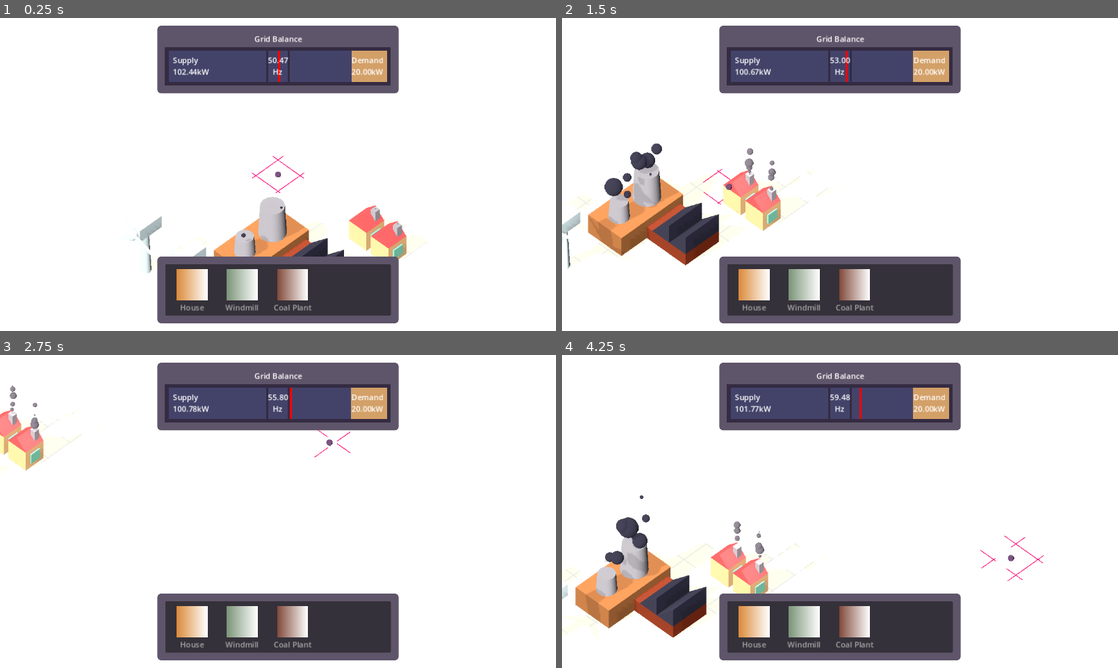
Above: before the commit, frames 1-4 (two rows, left to right).
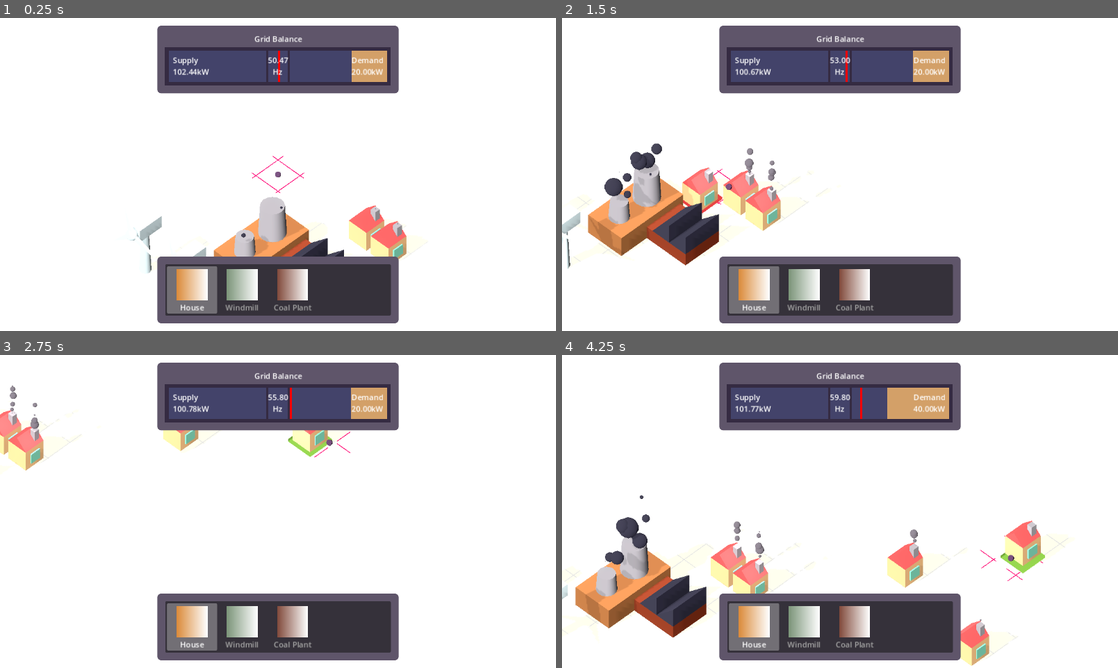
Above: after the commit, the same moments.

Repository: Vandebron/vandebron_game
Game: Godot game, scene res://world/main.tscn
The game is run twice, just before and just after one commit, with the same random seed, the same clock (stepped at 60 frames per second) and the same inputs.
Inputs (mouse positions are in pixels of both pictures, inside the frame that each line leads up to):
- Up to frame 1 (0.25 s): no input
- Up to frame 2 (1.5 s): move the mouse to (962, 158) at 0.52 s; hold D (move_right) 0.53-1.28 s; click (962, 158) at 0.6 s; tap Space (build_initiate, bound only after the commit) at 0.8, 1.35 s; move the mouse to (728, 190) at 1.27 s; hold S (move_down) from 1.28 s (still down)
- Up to frame 3 (2.75 s): click (166, 527) at 1.55 s; move the mouse to (333, 442) at 2.02 s; release S (move_down) at 2.03 s; hold D (move_right) from 2.03 s (still down); click (333, 442) at 2.1 s; tap Space (build_initiate, bound only after the commit) at 2.3 s
- Up to frame 4 (4.25 s): move the mouse to (812, 574) at 2.77 s; release D (move_right) at 2.78 s; hold W (move_up) 2.78-3.53 s; tap Tab (show_info) at 2.85 s; click (812, 574) at 3.05 s; move the mouse to (1006, 558) at 3.52 s; hold A (move_left) from 3.53 s (still down); tap Space (build_initiate, bound only after the commit) at 3.6 s

The runs differ from the first frame. In frame 1, 0.8% of the frame differs, in the area x 30-40%, y 79-95%; in frame 2, 1.5%; in frame 3, 1.6%; in frame 4, 3.5%, in the area x 30-91%, y 10-100%.

Commit message:
Add controller support for building

Diff:
--- a/library/ui/build_menu.gd
+++ b/library/ui/build_menu.gd
@@ -1,4 +1,5 @@
 extends ItemList
+class_name BuildMenu
 
 @export var buildings: Array[BuildingDef] = []:
 	set(value):
@@ -10,12 +11,37 @@
 			set_item_metadata(index, building)
 			set_item_tooltip(index, str("Build a ", building.display_name))
 
-
-func _ready() -> void:
-	item_clicked.connect(self._on_item_clicked)
+		select_current_item()
 
 
-func _on_item_clicked(index: int, _pos: Vector2, _mouse_btn: int) -> void:
+func _init() -> void:
+	item_selected.connect(self._on_item_selected)
+
+
+func cycle_left() -> void:
+	var new_index: int = wrapi(_get_current_index() - 1, 0, item_count)
+	_select_and_trigger(new_index)
+
+
+func cycle_right() -> void:
+	var new_index: int = wrapi(_get_current_index() + 1, 0, item_count)
+	_select_and_trigger(new_index)
+
+
+func select_current_item() -> void:
+	var index: int = _get_current_index()
+	_select_and_trigger(index)
+
+
+func _select_and_trigger(index: int) -> void:
+	select(index)
+	item_selected.emit(index)
+
+
+func _get_current_index() -> int:
+	return get_selected_items()[0] if is_anything_selected() else 0
+
+
+func _on_item_selected(index: int) -> void:
 	var building: BuildingDef = get_item_metadata(index)
 	Events.build_initiated.emit(building)
-	deselect_all() # TODO: Would feel better if we only did this after building is placed
--- a/object/producer/producer.gd
+++ b/object/producer/producer.gd
@@ -5,7 +5,7 @@
 @export var active_capability_out: float
 @export var dmol: float = 0.0
 
-var current_power: float
+var current_power: float = 0.0
 
 
 func _init() -> void:
--- a/project.godot
+++ b/project.godot
@@ -37,27 +37,35 @@
 move_left={
 "deadzone": 0.5,
 "events": [Object(InputEventKey,"resource_local_to_scene":false,"resource_name":"","device":-1,"window_id":0,"alt_pressed":false,"shift_pressed":false,"ctrl_pressed":false,"meta_pressed":false,"pressed":false,"keycode":0,"physical_keycode":65,"key_label":0,"unicode":97,"echo":false,"script":null)
+, Object(InputEventJoypadMotion,"resource_local_to_scene":false,"resource_name":"","device":-1,"axis":0,"axis_value":-1.0,"script":null)
+, Object(InputEventJoypadButton,"resource_local_to_scene":false,"resource_name":"","device":-1,"button_index":13,"pressure":0.0,"pressed":false,"script":null)
 ]
 }
 move_right={
 "deadzone": 0.5,
 "events": [Object(InputEventKey,"resource_local_to_scene":false,"resource_name":"","device":-1,"window_id":0,"alt_pressed":false,"shift_pressed":false,"ctrl_pressed":false,"meta_pressed":false,"pressed":false,"keycode":0,"physical_keycode":68,"key_label":0,"unicode":100,"echo":false,"script":null)
+, Object(InputEventJoypadMotion,"resource_local_to_scene":false,"resource_name":"","device":-1,"axis":0,"axis_value":1.0,"script":null)
+, Object(InputEventJoypadButton,"resource_local_to_scene":false,"resource_name":"","device":-1,"button_index":14,"pressure":0.0,"pressed":false,"script":null)
 ]
 }
 move_up={
 "deadzone": 0.5,
 "events": [Object(InputEventKey,"resource_local_to_scene":false,"resource_name":"","device":-1,"window_id":0,"alt_pressed":false,"shift_pressed":false,"ctrl_pressed":false,"meta_pressed":false,"pressed":false,"keycode":0,"physical_keycode":87,"key_label":0,"unicode":119,"echo":false,"script":null)
+, Object(InputEventJoypadMotion,"resource_local_to_scene":false,"resource_name":"","device":-1,"axis":1,"axis_value":-1.0,"script":null)
+, Object(InputEventJoypadButton,"resource_local_to_scene":false,"resource_name":"","device":-1,"button_index":11,"pressure":0.0,"pressed":false,"script":null)
 ]
 }
 move_down={
 "deadzone": 0.5,
 "events": [Object(InputEventKey,"resource_local_to_scene":false,"resource_name":"","device":-1,"window_id":0,"alt_pressed":false,"shift_pressed":false,"ctrl_pressed":false,"meta_pressed":false,"pressed":false,"keycode":0,"physical_keycode":83,"key_label":0,"unicode":115,"echo":false,"script":null)
+, Object(InputEventJoypadMotion,"resource_local_to_scene":false,"resource_name":"","device":-1,"axis":1,"axis_value":1.0,"script":null)
+, Object(InputEventJoypadButton,"resource_local_to_scene":false,"resource_name":"","device":-1,"button_index":12,"pressure":0.0,"pressed":false,"script":null)
 ]
 }
-build_confirm={
+build_initiate={
 "deadzone": 0.5,
-"events": [Object(InputEventMouseButton,"resource_local_to_scene":false,"resource_name":"","device":-1,"window_id":0,"alt_pressed":false,"shift_pressed":false,"ctrl_pressed":false,"meta_pressed":false,"button_mask":0,"position":Vector2(0, 0),"global_position":Vector2(0, 0),"factor":1.0,"button_index":1,"canceled":false,"pressed":false,"double_click":false,"script":null)
-, Object(InputEventJoypadButton,"resource_local_to_scene":false,"resource_name":"","device":-1,"button_index":0,"pressure":0.0,"pressed":false,"script":null)
+"events": [Object(InputEventJoypadButton,"resource_local_to_scene":false,"resource_name":"","device":-1,"button_index":3,"pressure":0.0,"pressed":false,"script":null)
+, Object(InputEventKey,"resource_local_to_scene":false,"resource_name":"","device":0,"window_id":0,"alt_pressed":false,"shift_pressed":false,"ctrl_pressed":false,"meta_pressed":false,"pressed":false,"keycode":0,"physical_keycode":32,"key_label":0,"unicode":0,"echo":false,"script":null)
 ]
 }
 build_cancel={
@@ -67,9 +75,28 @@
 , Object(InputEventJoypadButton,"resource_local_to_scene":false,"resource_name":"","device":-1,"button_index":1,"pressure":0.0,"pressed":false,"script":null)
 ]
 }
+build_confirm={
+"deadzone": 0.5,
+"events": [Object(InputEventMouseButton,"resource_local_to_scene":false,"resource_name":"","device":-1,"window_id":0,"alt_pressed":false,"shift_pressed":false,"ctrl_pressed":false,"meta_pressed":false,"button_mask":0,"position":Vector2(0, 0),"global_position":Vector2(0, 0),"factor":1.0,"button_index":1,"canceled":false,"pressed":false,"double_click":false,"script":null)
+, Object(InputEventJoypadButton,"resource_local_to_scene":false,"resource_name":"","device":-1,"button_index":0,"pressure":0.0,"pressed":false,"script":null)
+]
+}
 show_info={
 "deadzone": 0.5,
 "events": [Object(InputEventKey,"resource_local_to_scene":false,"resource_name":"","device":0,"window_id":0,"alt_presse …(181 unchanged characters)…
+, Object(InputEventJoypadButton,"resource_local_to_scene":false,"resource_name":"","device":-1,"button_index":4,"pressure":0.0,"pressed":false,"script":null)
+, Object(InputEventJoypadMotion,"resource_local_to_scene":false,"resource_name":"","device":-1,"axis":4,"axis_value":1.0,"script":null)
+, Object(InputEventJoypadMotion,"resource_local_to_scene":false,"resource_name":"","device":-1,"axis":5,"axis_value":1.0,"script":null)
+]
+}
+cycle_build_list_left={
+"deadzone": 0.5,
+"events": [Object(InputEventJoypadButton,"resource_local_to_scene":false,"resource_name":"","device":-1,"button_index":9,"pressure":0.0,"pressed":false,"script":null)
+]
+}
+cycle_build_list_right={
+"deadzone": 0.5,
+"events": [Object(InputEventJoypadButton,"resource_local_to_scene":false,"resource_name":"","device":-1,"button_index":10,"pressure":0.0,"pressed":false,"script":null)
 ]
 }
 
--- a/world/main.gd
+++ b/world/main.gd
@@ -7,6 +7,7 @@
 @onready var sun_anchor: Node3D = $SunAnchor
 @onready var sun: DirectionalLight3D = $SunAnchor/Sun
 @onready var moon: DirectionalLight3D = $SunAnchor/Moon
+@onready var build_item_list: BuildMenu = %BuildItemList
 
 
 func _ready() -> void:
@@ -32,10 +33,16 @@
 
 
 func _input(event: InputEvent) -> void:
-	if event.is_action_released("build_confirm"):
-		Events.build_confirmed.emit()
+	if event.is_action_released("build_initiate"):
+		build_item_list.select_current_item()
+	elif event.is_action_released("cycle_build_list_left"):
+		build_item_list.cycle_left()
+	elif event.is_action_released("cycle_build_list_right"):
+		build_item_list.cycle_right()
 	elif event.is_action_released("build_cancel"):
 		Events.build_cancelled.emit()
+	elif event.is_action_released("build_confirm"):
+		Events.build_confirmed.emit()
 
 
 func _create_builder(building: BuildingDef) -> void:
--- a/world/main.tscn
+++ b/world/main.tscn
@@ -295,8 +295,10 @@
 size_flags_horizontal = 4
 
 [node name="BuildItemList" type="ItemList" parent="UICanvasLayer/UI/MarginContainer/VBoxContainer/BottomPanelCtnr"]
+unique_name_in_owner = true
 layout_mode = 2
 size_flags_horizontal = 3
+allow_reselect = true
 allow_search = false
 auto_height = true
 item_count = 4
